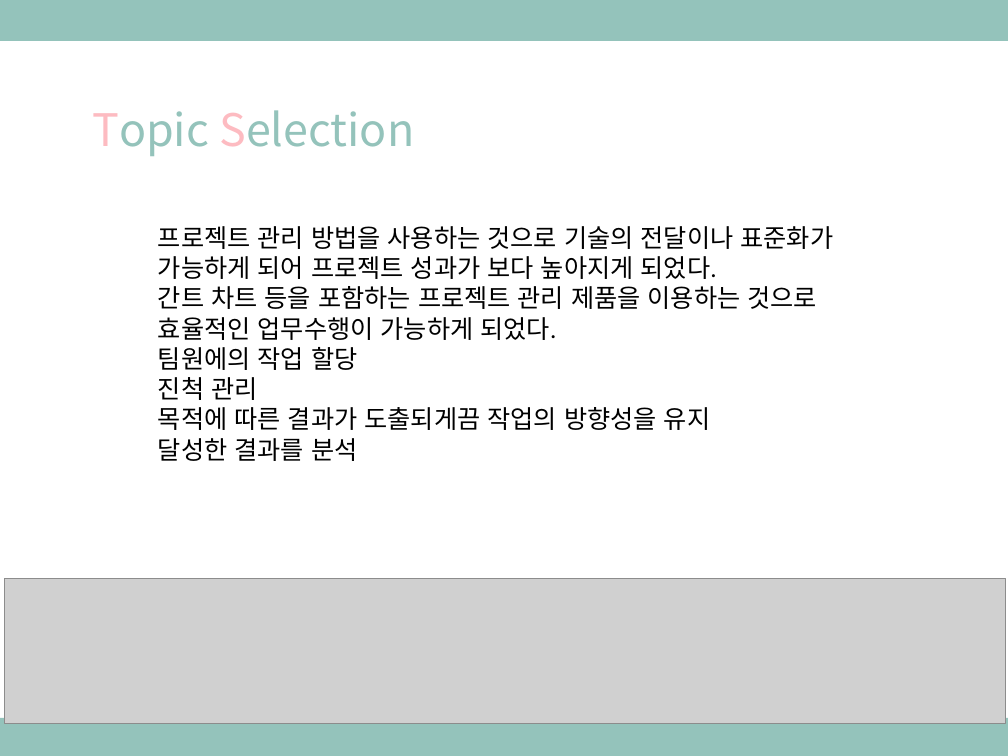
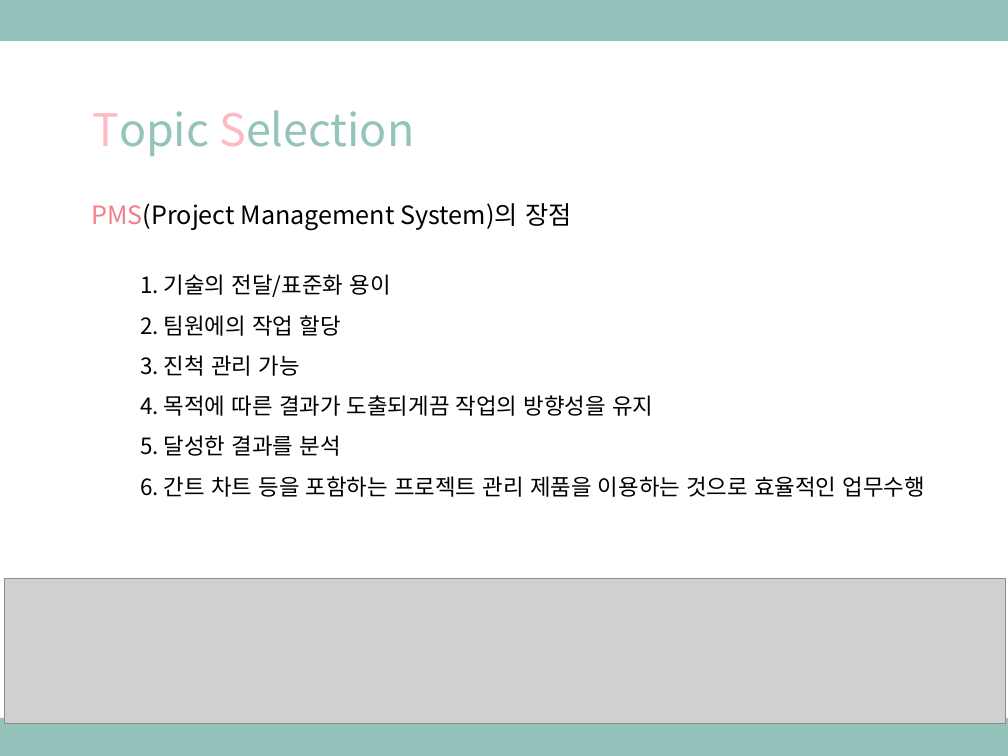
Before and after one commit to ezenteam03/project06, a slide deck: slide 6 of WebContent/HANA/PPT/0508 합본.pptx (slide 4 before the commit). Drawn at 1008x756 pixels with LibreOffice and Linux fonts; fonts in the diff are those of the drawing; grey boxes stand for pictures. Boxes give left, top, right and bottom in pixels: in the first picture for what was removed or moved away, otherwise in the second. Text is boxed around its words. In the diff, an @@ line names an element or a change of style, - is before the commit and + after.

```diff
--- a/WebContent/HANA/PPT/0508 합본.pptx
+++ b/WebContent/HANA/PPT/0508 합본.pptx
@@ text added at [91, 203, 571, 230], 18 pt, text #000000 @@
+PMS(Project Management System)의 장점
@@ text at [140, 274, 925, 497]: text changed; size 18 to 16 pt; font Calibri to Noto Sans CJK KR @@
-프로젝트 관리 방법을 사용하는 것으로 기술의 전달이나 표준화가 가능하게 되어 프로젝트 성과가 보다 높아지게 되었다.
-간트 차트 등을 포함하는 프로젝트 관리 제품을 이용하는 것으로 효율적인 업무수행이 가능하게 되었다.
-팀원에의 작업 할당
-진척 관리
-목적에 따른 결과가 도출되게끔 작업의 방향성을 유지
-달성한 결과를 분석
+1. 기술의 전달/표준화 용이
+2. 팀원에의 작업 할당
+3. 진척 관리 가능
+4. 목적에 따른 결과가 도출되게끔 작업의 방향성을 유지
+5. 달성한 결과를 분석
+6. 간트 차트 등을 포함하는 프로젝트 관리 제품을 이용하는 것으로 효율적인 업무수행
```
Also in this commit, not shown: 18 other slides changed, 64 slides added.
